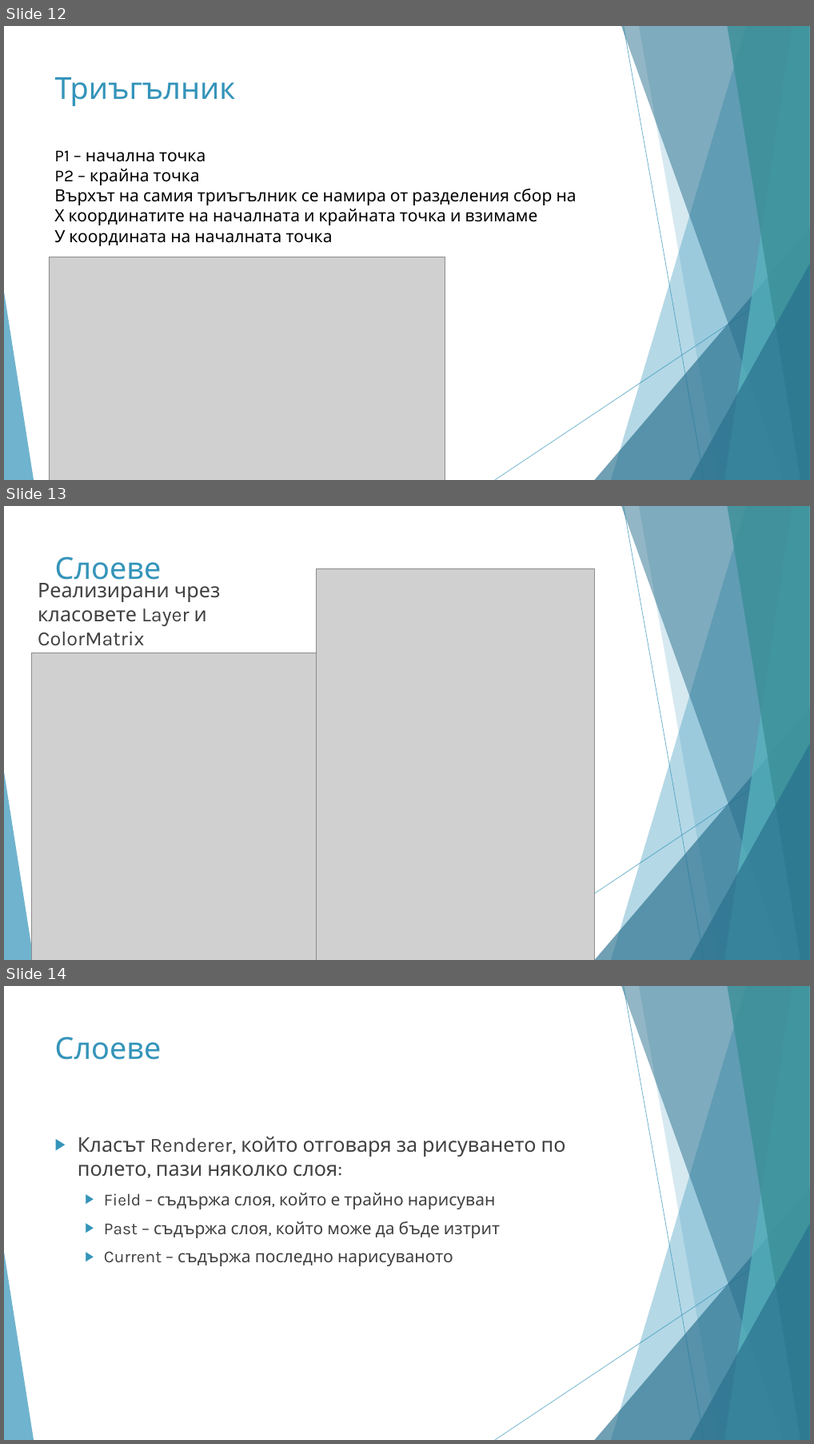
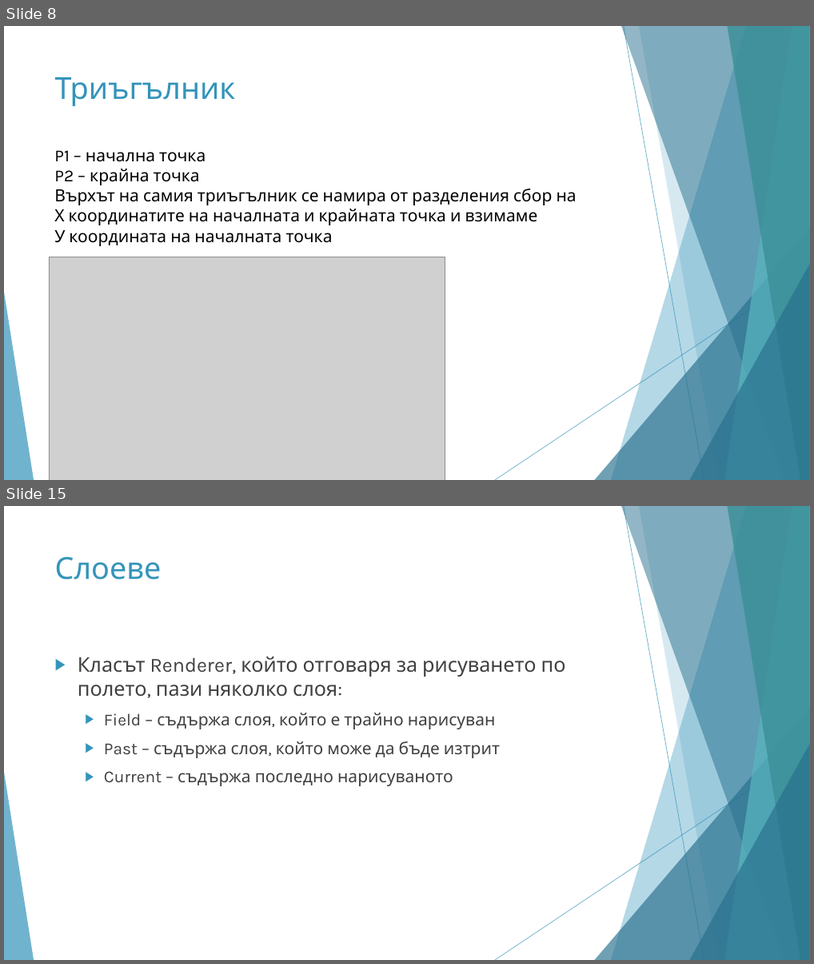
Before and after one commit to todorzhelev/STS, a slide deck: presentation/PresentationFinal.pptx. Shown one above the other, each under a label of ours: slides 12, 13 and 14 before the commit, slides 8 and 15 after it; the slides between them are not shown. The pictures are 814x1444 and 814x964 pixels, drawn with LibreOffice and Linux fonts; fonts in the diff are those of the drawing; grey boxes stand for pictures. Boxes give left, top, right and bottom in pixels: in the first picture for what was removed or moved away, otherwise in the second. Text is boxed around its words. In the diff, an @@ line names an element or a change of style, - is before the commit and + after.

```diff
--- a/presentation/PresentationFinal.pptx
+++ b/presentation/PresentationFinal.pptx
@@ slide 13 removed at [4, 506, 810, 960], background #FFFFFF; not listed: 10 template elements that a slide beside it also shows @@
@@ title removed at [55, 556, 162, 588] @@
-Слоеве
@@ picture removed at [316, 568, 594, 960] @@
@@ text removed at [38, 578, 221, 646] @@
-Реализирани чрез класовете Layer и ColorMatrix
@@ picture removed at [32, 653, 317, 960] @@
@@ what was slide 12 is now slide 8 @@
@@ what was slide 14 is now slide 15 @@
```
Also in this commit, not shown: 2 slides changed, 3 other slides removed.
